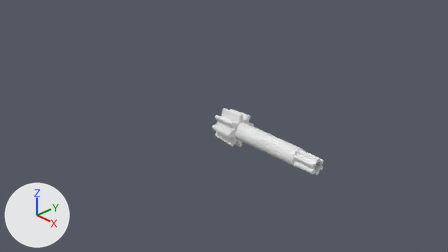
The Blender file Steering.blend, before and after one commit.
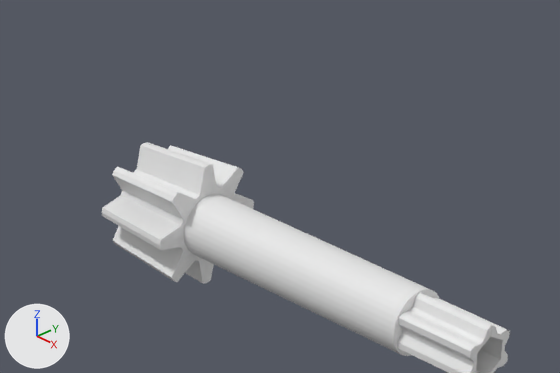
Each version is shown from the file's camera 'Camera', then close up on the part from 41% to 75% of the width and 28% to 68% of the height. Every picture has the same lights, and +X, +Y and +Z are marked at lower left. The same objects are shown in both versions, whatever each file hides.

The older version as bpy lines, for what is in view:
```python
me_circle_016 = bpy.data.meshes.new('Circle.016')
me_circle_016.from_pydata(...)  # 480 vertices, 376 faces; spans x -0.32..0.32, y -0.21..1.97, z -0.32..0.32
ob_steeringpinion = bpy.data.objects.new('SteeringPinion', me_circle_016)
ob_steeringpinion.location = (1.972, 0.0, 0.0)
ob_steeringpinion.rotation_euler = (0.0, 0.0, 1.571)  # degrees (0, 0, 90)
```
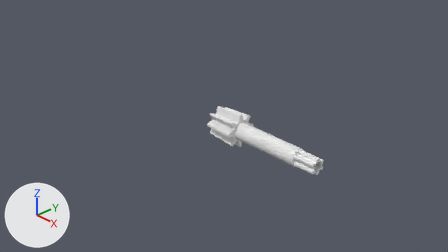
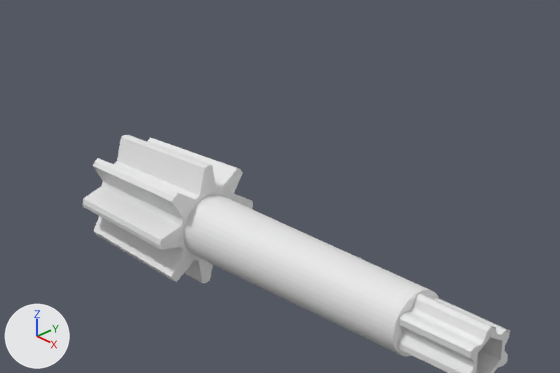
Diff of the bpy script that builds the scene:
```diff
--- a/Steering.blend.py
+++ b/Steering.blend.py
@@ me_circle_011 @@
+me_circle_011.from_pydata(...)  # 480 vertices, 376 faces; spans x -0.51..0.51, y -0.23..3.52, z -0.51..0.51
@@ ob_steeringpinion @@
-ob_steeringpinion = bpy.data.objects.new('SteeringPinion', me_circle_016)
-ob_steeringpinion.location = (1.972, 0.0, 0.0)
-ob_steeringpinion.rotation_euler = (0.0, 0.0, 1.571)  # degrees (0, 0, 90)
+ob_steeringpinion = bpy.data.objects.new('SteeringPinion', me_circle_011)
+ob_steeringpinion.location = (0.0, -0.001, -0.002)
+ob_steeringpinion.rotation_euler = (0.0, 0.0, -1.571)  # degrees (0, 0, -90)
+ob_steeringpinion.scale = (0.619, 0.619, 0.619)
```

Where the change shows, as pixel boxes [x1, y1, x2, y2] in the close-ups (560 x 373 px):
'SteeringPinion', reshaped, moved, turned, rescaled
    before: [102, 142, 510, 373]
    after: [83, 135, 510, 373]
